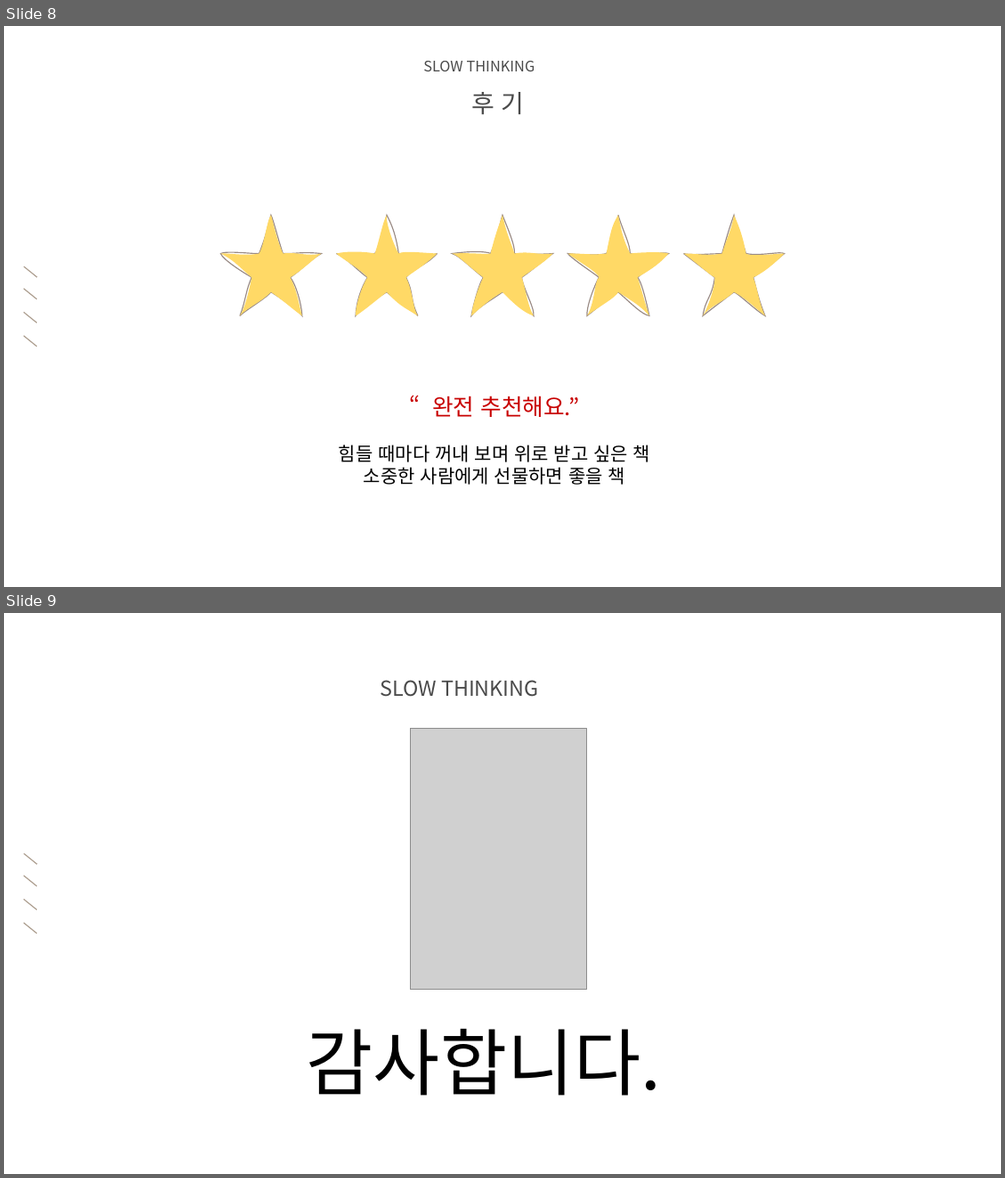
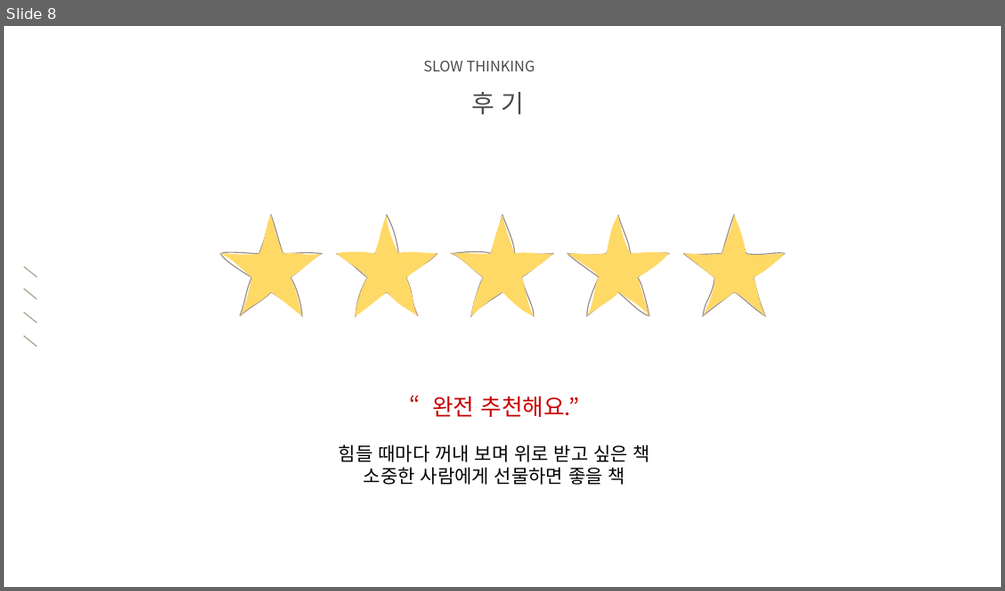
Before and after one commit to audgks5551/ppt, a slide deck: 2조.pptx. Shown one above the other, each under a label of ours: slides 8 and 9 before the commit, slide 8 after it. The pictures are 1005x1178 and 1005x591 pixels, drawn with LibreOffice and Linux fonts; fonts in the diff are those of the drawing; grey boxes stand for pictures; background and template pictures are left out. Boxes give left, top, right and bottom in pixels: in the first picture for what was removed or moved away, otherwise in the second. Text is boxed around its words. In the diff, an @@ line names an element or a change of style, - is before the commit and + after.

```diff
--- a/2조.pptx
+++ b/2조.pptx
@@ slide 9 removed at <box>4,613,1001,1174</box>, background picture (left out) @@
@@ text removed at <box>380,680,539,697</box> @@
-SLOW THINKING
@@ picture removed at <box>410,728,586,989</box> @@
@@ group removed at <box>24,854,37,933</box>: 4 lines @@
@@ text removed at <box>307,1028,661,1095</box> @@
-감사합니다.
```
Also in this commit, not shown: 3 slides changed, 1 slide added.
